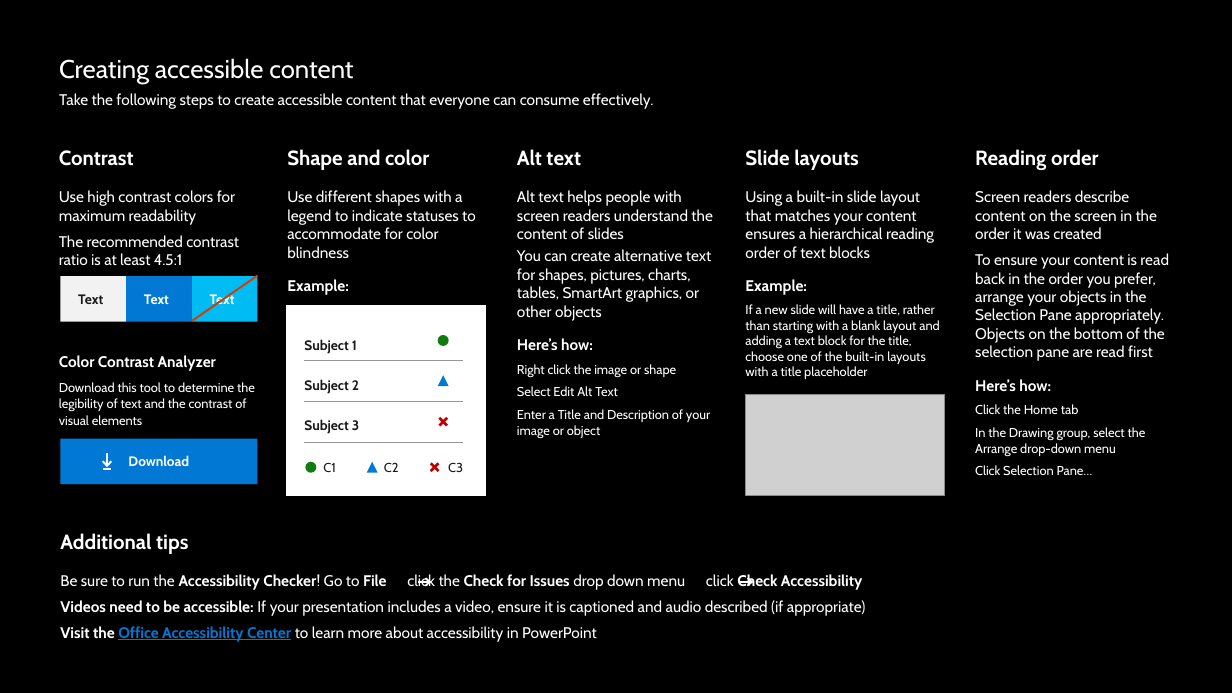
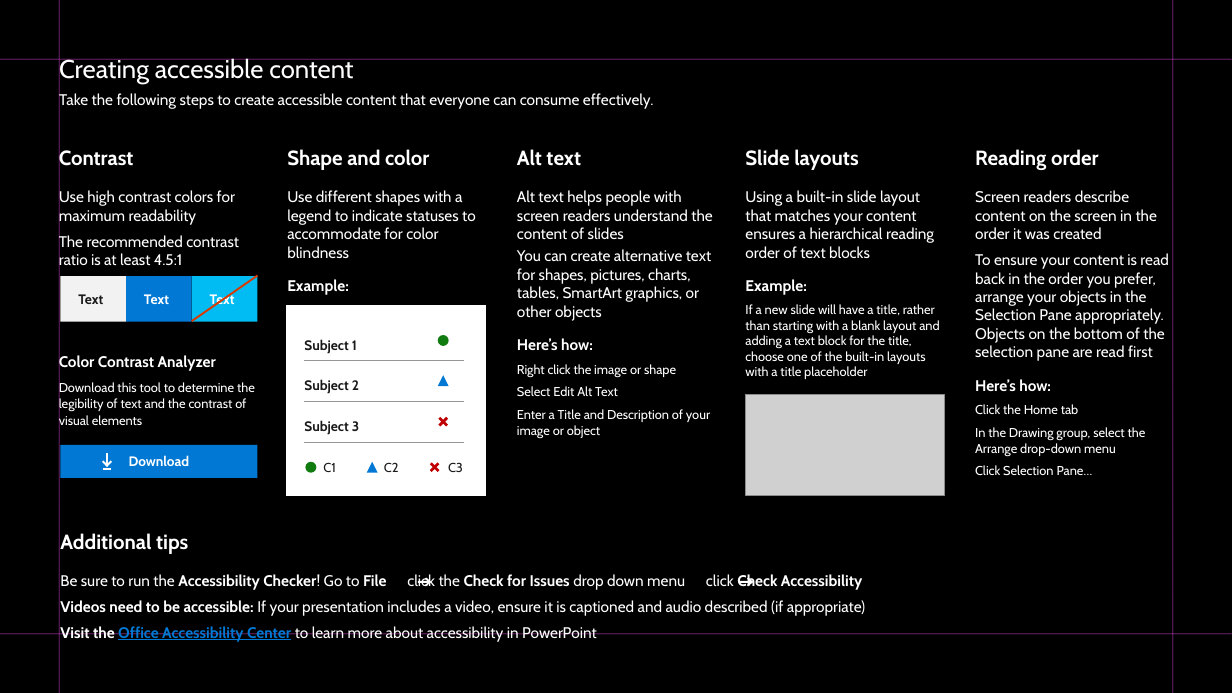
Before and after one commit to mmsalmanfaris/MLSA-Event-Documents, a slide deck: slide 29 of Cloud Computing (Azure) & Developer Tools/Main Slide.pptx. Drawn at 1232x693 pixels with LibreOffice and Linux fonts; fonts in the diff are those of the drawing; grey boxes stand for pictures; background and template pictures are left out. Boxes give left, top, right and bottom in pixels: in the first picture for what was removed or moved away, otherwise in the second. Text is boxed around its words. In the diff, an @@ line names an element or a change of style, - is before the commit and + after.

```diff
--- a/Cloud Computing (Azure) & Developer Tools/Main Slide.pptx
+++ b/Cloud Computing (Azure) & Developer Tools/Main Slide.pptx
@@ text "Contrast" rewrapped from [59, 150, 239, 266] to [59, 148, 239, 270] @@
@@ text "Color Contrast Analyzer" rewrapped from [59, 355, 255, 425] to [59, 353, 255, 430] @@
@@ rectangle "Download": place and size @@
-rectangle "Download" at [60, 439, 257, 484]
+rectangle "Download" at [60, 445, 257, 478]
@@ group added at [0, 0, 1232, 693]: 30 lines @@
```
Also in this commit, not shown: 30 other slides changed, 4 slides added, 4 slides removed, 2 other files.
